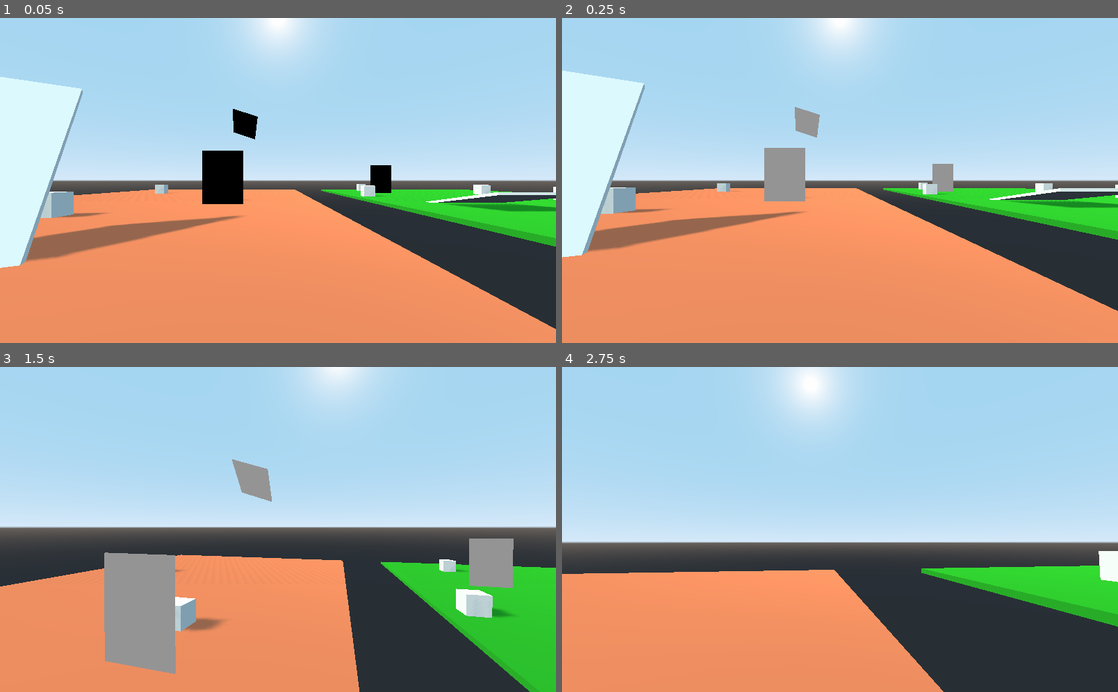
Above: before the commit, frames 1-4 (two rows, left to right).
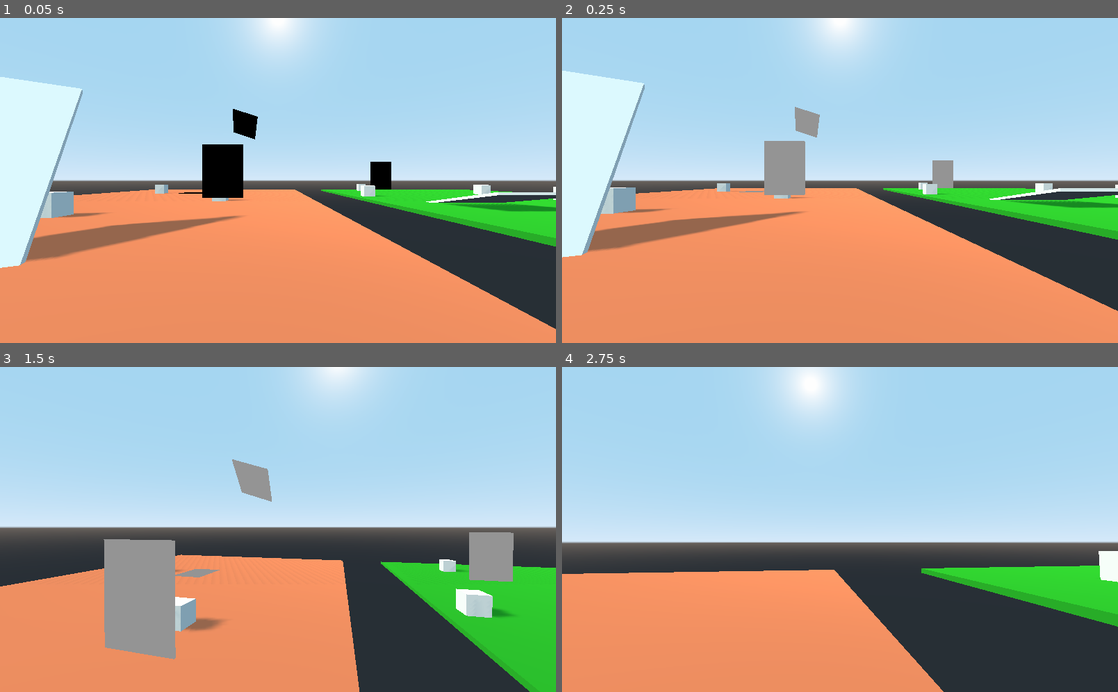
Above: after the commit, the same moments.

Repository: greenrazer/portals-godot
Game: Godot game, scene res://Levels/Portals.tscn
The game is run twice, just before and just after one commit, with the same random seed, the same clock (stepped at 60 frames per second) and the same inputs. The project has no main scene, so this scene is started directly.
Inputs (mouse positions are in pixels of both pictures, inside the frame that each line leads up to):
- Up to frame 1 (0.05 s): no input
- Up to frame 2 (0.25 s): no input
- Up to frame 3 (1.5 s): tap Enter at 0.5 s; move the mouse to (305, 529) at 0.52 s; hold W (move_up) from 0.53 s (still down); click (305, 529) at 0.6 s; tap Space (jump) at 0.77 s; move the mouse to (250, 529) at 1.27 s; tap Shift (sprint) at 1.35 s
- Up to frame 4 (2.75 s): keep holding W (move_up); tap Space (jump) at 1.52 s; move the mouse to (851, 523) at 2.02 s; click (851, 523) at 2.1 s

The runs differ from the first frame. In frame 1, 0.4% of the frame differs, in the area x 32-71%, y 38-58%; in frame 2, 0.4%; in frame 3, 1.5%, in the area x 18-93%, y 50-95%; in frame 4, nothing differs.

Commit message:
got portal movement working for player, not all physics objects

Diff:
--- a/Levels/Portals.tscn
+++ b/Levels/Portals.tscn
@@ -24,27 +24,39 @@
 
 [sub_resource type="CubeMesh" id=7]
 
-[sub_resource type="BoxShape" id=20]
+[sub_resource type="BoxShape" id=8]
+
+[sub_resource type="CubeMesh" id=9]
+
+[sub_resource type="CapsuleShape" id=10]
+radius = 0.6
+
+[sub_resource type="CapsuleMesh" id=11]
+radius = 0.6
+
+[sub_resource type="BoxShape" id=12]
+
+[sub_resource type="ShaderMaterial" id=13]
+shader = ExtResource( 4 )
+
+[sub_resource type="CubeMesh" id=14]
+
+[sub_resource type="BoxShape" id=15]
+
+[sub_resource type="ShaderMaterial" id=16]
+shader = ExtResource( 4 )
+
+[sub_resource type="CubeMesh" id=17]
+
+[sub_resource type="ShaderMaterial" id=18]
+shader = ExtResource( 4 )
+
+[sub_resource type="CubeMesh" id=19]
+
+[sub_resource type="ShaderMaterial" id=20]
+shader = ExtResource( 4 )
 
 [sub_resource type="CubeMesh" id=21]
-
-[sub_resource type="CapsuleShape" id=14]
-radius = 0.6
-
-[sub_resource type="CapsuleMesh" id=19]
-radius = 0.6
-
-[sub_resource type="BoxShape" id=8]
-
-[sub_resource type="ShaderMaterial" id=9]
-shader = ExtResource( 4 )
-
-[sub_resource type="CubeMesh" id=11]
-
-[sub_resource type="ShaderMaterial" id=15]
-shader = ExtResource( 4 )
-
-[sub_resource type="CubeMesh" id=17]
 
 [sub_resource type="ShaderMaterial" id=22]
 shader = ExtResource( 4 )
@@ -116,11 +128,10 @@
 
 [node name="CollisionShape" type="CollisionShape" parent="Scene/Box/StaticBody"]
 transform = Transform( 0.6, 0, 0, 0, 0.6, 0, 0, 0, 0.6, 0, 0, 0 )
-shape = SubResource( 20 )
+shape = SubResource( 8 )
 
 [node name="MeshInstance" type="MeshInstance" parent="Scene/Box/StaticBody/CollisionShape"]
-transform = Transform( 1, 0, 0, 0, 1, 0, 0, 0, 1, 0, 0, 0 )
-mesh = SubResource( 21 )
+mesh = SubResource( 9 )
 material/0 = null
 
 [node name="Box2" type="Spatial" parent="Scene"]
@@ -130,10 +141,10 @@
 
 [node name="CollisionShape" type="CollisionShape" parent="Scene/Box2/StaticBody"]
 transform = Transform( 0.6, 0, 0, 0, 0.6, 0, 0, 0, 0.6, 0, 0, 0 )
-shape = SubResource( 20 )
+shape = SubResource( 8 )
 
 [node name="MeshInstance" type="MeshInstance" parent="Scene/Box2/StaticBody/CollisionShape"]
-mesh = SubResource( 21 )
+mesh = SubResource( 9 )
 material/0 = null
 
 [node name="Box3" type="Spatial" parent="Scene"]
@@ -143,10 +154,10 @@
 
 [node name="CollisionShape" type="CollisionShape" parent="Scene/Box3/StaticBody"]
 transform = Transform( 0.6, 0, 0, 0, 0.6, 0, 0, 0, 0.6, 0, 0, 0 )
-shape = SubResource( 20 )
+shape = SubResource( 8 )
 
 [node name="MeshInstance" type="MeshInstance" parent="Scene/Box3/StaticBody/CollisionShape"]
-mesh = SubResource( 21 )
+mesh = SubResource( 9 )
 material/0 = null
 
 [node name="Box4" type="Spatial" parent="Scene"]
@@ -156,10 +167,10 @@
 
 [node name="CollisionShape" type="CollisionShape" parent="Scene/Box4/StaticBody"]
 transform = Transform( 0.6, 0, 0, 0, 0.6, 0, 0, 0, 0.6, 0, 0, 0 )
-shape = SubResource( 20 )
+shape = SubResource( 8 )
 
 [node name="MeshInstance" type="MeshInstance" parent="Scene/Box4/StaticBody/CollisionShape"]
-mesh = SubResource( 21 )
+mesh = SubResource( 9 )
 material/0 = null
 
 [node name="Box5" type="Spatial" parent="Scene"]
@@ -169,10 +180,10 @@
 
 [node name="CollisionShape" type="CollisionShape" parent="Scene/Box5/StaticBody"]
 transform = Transform( 0.6, 0, 0, 0, 0.6, 0, 0, 0, 0.6, 0, 0, 0 )
-shape = SubResource( 20 )
+shape = SubResource( 8 )
 
 [node name="MeshInstance" type="MeshInstance" parent="Scene/Box5/StaticBody/CollisionShape"]
-mesh = SubResource( 21 )
+mesh = SubResource( 9 )
 material/0 = null
 
 [node name="Box6" type="Spatial" parent="Scene"]
@@ -182,10 +193,10 @@
 
 [node name="CollisionShape" type="CollisionShape" parent="Scene/Box6/StaticBody"]
 transform = Transform( 0.6, 0, 0, 0, 0.6, 0, 0, 0, 0.6, 0, 0, 0 )
-shape = SubResource( 20 )
+shape = SubResource( 8 )
 
 [node name="MeshInstance" type="MeshInstance" parent="Scene/Box6/StaticBody/CollisionShape"]
-mesh = SubResource( 21 )
+mesh = SubResource( 9 )
 material/0 = null
 
 [node name="Box7" type="Spatial" parent="Scene"]
@@ -195,10 +206,10 @@
 
 [node name="CollisionShape" type="CollisionShape" parent="Scene/Box7/StaticBody"]
 transform = Transform( 0.6, 0, 0, 0, 0.6, 0, 0, 0, 0.6, 0, 0, 0 )
-shape = SubResource( 20 )
+shape = SubResource( 8 )
 
 [node name="MeshInstance" type="MeshInstance" parent="Scene/Box7/StaticBody/CollisionShape"]
-mesh = SubResource( 21 )
+mesh = SubResource( 9 )
 material/0 = null
 
 [node name="Box8" type="Spatial" parent="Scene"]
@@ -208,10 +219,10 @@
 
 [node name="CollisionShape" type="CollisionShape" parent="Scene/Box8/StaticBody"]
 transform = Transform( 0.6, 0, 0, 0, 0.6, 0, 0, 0, 0.6, 0, 0, 0 )
-shape = SubResource( 20 )
+shape = SubResource( 8 )
 
 [node name="MeshInstance" type="MeshInstance" parent="Scene/Box8/StaticBody/CollisionShape"]
-mesh = SubResource( 21 )
+mesh = SubResource( 9 )
 material/0 = null
 
 [node name="Steve" type="KinematicBody" parent="."]
@@ -220,10 +231,11 @@
 
 [node name="Collider" type="CollisionShape" parent="Steve"]
 transform = Transform( 1, 0, 0, 0, -4.37114e-08, -1, 0, 1, -4.37114e-08, 0, 0, 0 )
-shape = SubResource( 14 )
+shape = SubResource( 10 )
 
 [node name="MeshInstance" type="MeshInstance" parent="Steve/Collider"]
-mesh = SubResource( 19 )
+visible = false
+mesh = SubResource( 11 )
 material/0 = null
 
 [node name="Head" type="Spatial" parent="Steve"]
@@ -236,6 +248,16 @@
 [node name="DownRay" type="RayCast" parent="Steve"]
 transform = Transform( 1, 0, 0, 0, 1, 0, 0, 0, 1, 0, -0.662256, 0 )
 enabled = true
+
+[node name="DirectionBodyRay" type="RayCast" parent="Steve"]
+transform = Transform( 1, 0, 0, 0, 1, 0, 0, 0, 1, 0, 9.53674e-07, 0 )
+enabled = true
+cast_to = Vector3( 0, 1, 0 )
+
+[node name="DirectionAreaRay" type="RayCast" parent="Steve"]
+enabled = true
+collide_with_areas = true
+collide_with_bodies = false
 
 [node name="DirectionalLight" type="DirectionalLight" parent="."]
 transform = Transform( 0.562204, -0.424236, -0.709894, 0.765568, -0.0576772, 0.640764, -0.31278, -0.903713, 0.292355, -34.5488, 20.5349, 6.53633 )
@@ -248,7 +270,7 @@
 script = ExtResource( 3 )
 
 [node name="PortalA" type="Spatial" parent="Portals/PortalPair1"]
-transform = Transform( 1, 0, 0, 0, 1, 0, 0, 0, 1, -10.666, 2, 3.37379 )
+transform = Transform( 1, 0, 0, 0, 1, 0, 0, 0, 1, -10.666, 2.5, 3.374 )
 script = ExtResource( 5 )
 
 [node name="Viewport" type="Viewport" parent="Portals/PortalPair1/PortalA"]
@@ -256,30 +278,35 @@
 shadow_atlas_size = 4
 
 [node name="Camera" type="Camera" parent="Portals/PortalPair1/PortalA/Viewport"]
-transform = Transform( 1, 0, 0, 0, 1, 0, 0, 0, 1, 0, 0, 0 )
-cull_mask = 1048569
+cull_mask = 1048571
 current = true
 
 [node name="Shape" type="Spatial" parent="Portals/PortalPair1/PortalA"]
 transform = Transform( 1.5, 0, 0, 0, 2, 0, 0, 0, 0.03, 0, 0, 0 )
 
-[node name="Area" type="Area" parent="Portals/PortalPair1/PortalA/Shape"]
-
-[node name="CollisionShape" type="CollisionShape" parent="Portals/PortalPair1/PortalA/Shape/Area"]
-shape = SubResource( 8 )
+[node name="PortalScreen" type="Area" parent="Portals/PortalPair1/PortalA/Shape"]
+
+[node name="CollisionShape" type="CollisionShape" parent="Portals/PortalPair1/PortalA/Shape/PortalScreen"]
+shape = SubResource( 12 )
 
 [node name="Outside" type="MeshInstance" parent="Portals/PortalPair1/PortalA/Shape"]
 transform = Transform( 1, 0, 0, 0, 0.999, 0, 0, 0, 1, 0, 0, 0 )
 layers = 2
-material_override = SubResource( 9 )
+material_override = SubResource( 13 )
 cast_shadow = 0
-mesh = SubResource( 11 )
+mesh = SubResource( 14 )
 material/0 = null
 
 [node name="VisibilityNotifier" type="VisibilityNotifier" parent="Portals/PortalPair1/PortalA/Shape"]
 
+[node name="InPortalArea" type="Area" parent="Portals/PortalPair1/PortalA/Shape"]
+
+[node name="CollisionShape" type="CollisionShape" parent="Portals/PortalPair1/PortalA/Shape/InPortalArea"]
+transform = Transform( 1, 0, 0, 0, 1, 0, 0, 0, 45, 0, 0, 0 )
+shape = SubResource( 15 )
+
 [node name="PortalB" type="Spatial" parent="Portals/PortalPair1"]
-transform = Transform( -1, 0, -3.25841e-07, 0, 1, 0, 3.25841e-07, 0, -1, 8.3419, 2, -12.9615 )
+transform = Transform( -1, 0, -3.25841e-07, 0, 1, 0, 3.25841e-07, 0, -1, 8.342, 2.5, -12.961 )
 script = ExtResource( 5 )
 
 [node name="Viewport" type="Viewport" parent="Portals/PortalPair1/PortalB"]
@@ -287,28 +314,33 @@
 shadow_atlas_size = 4
 
 [node name="Camera" type="Camera" parent="Portals/PortalPair1/PortalB/Viewport"]
-transform = Transform( 1, 0, 0, 0, 1, 0, 0, 0, 1, 0, 0, 0 )
-cull_mask = 1048569
+cull_mask = 1048573
 current = true
 
 [node name="Shape" type="Spatial" parent="Portals/PortalPair1/PortalB"]
 transform = Transform( 1.5, 0, 0, 0, 2, 0, 0, 0, 0.03, 0, 0, 0 )
 
-[node name="Area" type="Area" parent="Portals/PortalPair1/PortalB/Shape"]
-
-[node name="CollisionShape" type="CollisionShape" parent="Portals/PortalPair1/PortalB/Shape/Area"]
-shape = SubResource( 8 )
+[node name="PortalScreen" type="Area" parent="Portals/PortalPair1/PortalB/Shape"]
+
+[node name="CollisionShape" type="CollisionShape" parent="Portals/PortalPair1/PortalB/Shape/PortalScreen"]
+shape = SubResource( 12 )
 
 [node name="Outside" type="MeshInstance" parent="Portals/PortalPair1/PortalB/Shape"]
 transform = Transform( 1, 0, 0, 0, 0.999, 0, 0, 0, 1, 0, 0, 0 )
 layers = 4
-material_override = SubResource( 15 )
+material_override = SubResource( 16 )
 cast_shadow = 0
 mesh = SubResource( 17 )
 material/0 = null
 
 [node name="VisibilityNotifier" type="VisibilityNotifier" parent="Portals/PortalPair1/PortalB/Shape"]
 transform = Transform( 1, 0, 4.44089e-16, 0, 1, 0, 0, 0, 1, 0, 0, 0 )
+
+[node name="InPortalArea" type="Area" parent="Portals/PortalPair1/PortalB/Shape"]
+
+[node name="CollisionShape" type="CollisionShape" parent="Portals/PortalPair1/PortalB/Shape/InPortalArea"]
+transform = Transform( 1, 0, 0, 0, 1, 0, 0, 0, 45, 0, 0, 0 )
+shape = SubResource( 15 )
 
 [node name="PortalPair2" type="Spatial" parent="Portals"]
 script = ExtResource( 3 )
@@ -322,19 +354,95 @@
 shadow_atlas_size = 4
 
 [node name="Camera" type="Camera" parent="Portals/PortalPair2/PortalA/Viewport"]
-transform = Transform( 1, 0, 0, 0, 1, 0, 0, 0, 1, 0, 0, 0 )
-cull_mask = 1048569
+cull_mask = 1048571
 current = true
 
 [node name="Shape" type="Spatial" parent="Portals/PortalPair2/PortalA"]
 transform = Transform( 1.5, 0, 0, 0, 2, 0, 0, 0, 0.03, 0, 0, 0 )
 
-[node name="Area" type="Area" parent="Portals/PortalPair2/PortalA/Shape"]
-
-[node name="CollisionShape" type="CollisionShape" parent="Portals/PortalPair2/PortalA/Shape/Area"]
-shape = SubResource( 8 )
+[node name="PortalScreen" type="Area" parent="Portals/PortalPair2/PortalA/Shape"]
+
+[node name="CollisionShape" type="CollisionShape" parent="Portals/PortalPair2/PortalA/Shape/PortalScreen"]
+shape = SubResource( 12 )
 
 [node name="Outside" type="MeshInstance" parent="Portals/PortalPair2/PortalA/Shape"]
+transform = Transform( 1, 0, 0, 0, 0.999, 0, 0, 0, 1, 0, 0, 0 )
+layers = 2
+material_override = SubResource( 18 )
+cast_shadow = 0
+mesh = SubResource( 19 )
+material/0 = null
+
+[node name="VisibilityNotifier" type="VisibilityNotifier" parent="Portals/PortalPair2/PortalA/Shape"]
+
+[node name="InPortalArea" type="Area" parent="Portals/PortalPair2/PortalA/Shape"]
+
+[node name="CollisionShape" type="CollisionShape" parent="Portals/PortalPair2/PortalA/Shape/InPortalArea"]
+transform = Transform( 1, 0, 0, 0, 1, 0, 0, 0, 45, 0, 0, 0 )
+shape = SubResource( 15 )
+
+[node name="PortalB" type="Spatial" parent="Portals/PortalPair2"]
+transform = Transform( -0.3041, 0, 0.95264, 0, 1, 0, -0.95264, 0, -0.3041, 16.308, 2.5, 4.919 )
+script = ExtResource( 5 )
+
+[node name="Viewport" type="Viewport" parent="Portals/PortalPair2/PortalB"]
+keep_3d_linear = true
+shadow_atlas_size = 4
+
+[node name="Camera" type="Camera" parent="Portals/PortalPair2/PortalB/Viewport"]
+cull_mask = 1048573
+current = true
+
+[node name="Shape" type="Spatial" parent="Portals/PortalPair2/PortalB"]
+transform = Transform( 1.5, 0, 0, 0, 2, 0, 0, 0, 0.03, 0, 0, 0 )
+
+[node name="PortalScreen" type="Area" parent="Portals/PortalPair2/PortalB/Shape"]
+
+[node name="CollisionShape" type="CollisionShape" parent="Portals/PortalPair2/PortalB/Shape/PortalScreen"]
+shape = SubResource( 12 )
+
+[node name="Outside" type="MeshInstance" parent="Portals/PortalPair2/PortalB/Shape"]
+transform = Transform( 1, 0, 0, 0, 0.999, 0, 0, 0, 1, 0, 0, 0 )
+layers = 4
+material_override = SubResource( 20 )
+cast_shadow = 0
+mesh = SubResource( 21 )
+material/0 = null
+
+[node name="VisibilityNotifier" type="VisibilityNotifier" parent="Portals/PortalPair2/PortalB/Shape"]
+transform = Transform( 1, 0, 4.44089e-16, 0, 1, 0, 0, 0, 1, 0, 0, 0 )
+
+[node name="InPortalArea" type="Area" parent="Portals/PortalPair2/PortalB/Shape"]
+
+[node name="CollisionShape" type="CollisionShape" parent="Portals/PortalPair2/PortalB/Shape/InPortalArea"]
+transform = Transform( 1, 0, 0, 0, 1, 0, 0, 0, 45, 0, 0, 0 )
+shape = SubResource( 15 )
+
+[node name="PortalPair3" type="Spatial" parent="Portals"]
+script = ExtResource( 3 )
+
+[node name="PortalA" type="Spatial" parent="Portals/PortalPair3"]
+transform = Transform( 0.999995, 0.00173829, 0.00250473, 0.00250442, 0.000185144, -0.999997, -0.00173875, 0.999998, 0.000180804, -18.577, 0, -12.035 )
+script = ExtResource( 5 )
+
+[node name="Viewport" type="Viewport" parent="Portals/PortalPair3/PortalA"]
+keep_3d_linear = true
+shadow_atlas_size = 4
+
+[node name="Camera" type="Camera" parent="Portals/PortalPair3/PortalA/Viewport"]
+cull_mask = 1048571
+current = true
+
+[node name="Shape" type="Spatial" parent="Portals/PortalPair3/PortalA"]
+transform = Transform( 1.5, 0, 0, 0, 2, 0, 0, 0, 0.03, 0, 0, 0 )
+
+[node name="PortalScreen" type="Area" parent="Portals/PortalPair3/PortalA/Shape"]
+transform = Transform( 1, 0, 2.61702e-12, -1.16415e-10, 1, 0, 3.35785e-09, -9.31323e-10, 1, 0, 0, 0 )
+
+[node name="CollisionShape" type="CollisionShape" parent="Portals/PortalPair3/PortalA/Shape/PortalScreen"]
+shape = SubResource( 12 )
+
+[node name="Outside" type="MeshInstance" parent="Portals/PortalPair3/PortalA/Shape"]
 transform = Transform( 1, 0, 0, 0, 0.999, 0, 0, 0, 1, 0, 0, 0 )
 layers = 2
 material_override = SubResource( 22 )
@@ -342,30 +450,36 @@
 mesh = SubResource( 23 )
 material/0 = null
 
-[node name="VisibilityNotifier" type="VisibilityNotifier" parent="Portals/PortalPair2/PortalA/Shape"]
-
-[node name="PortalB" type="Spatial" parent="Portals/PortalPair2"]
-transform = Transform( -0.3041, 0, 0.95264, 0, 1, 0, -0.95264, 0, -0.3041, 16.308, 2, 4.91934 )
+[node name="VisibilityNotifier" type="VisibilityNotifier" parent="Portals/PortalPair3/PortalA/Shape"]
+
+[node name="InPortalArea" type="Area" parent="Portals/PortalPair3/PortalA/Shape"]
+transform = Transform( 1, 0, 2.61702e-12, -1.16415e-10, 1, 0, 3.35785e-09, -9.31323e-10, 1, 0, 0, 0 )
+
+[node name="CollisionShape" type="CollisionShape" parent="Portals/PortalPair3/PortalA/Shape/InPortalArea"]
+transform = Transform( 1, 0, 0, 0, 1, 0, 0, 0, 45, 0, 0, 0 )
+shape = SubResource( 15 )
+
+[node name="PortalB" type="Spatial" parent="Portals/PortalPair3"]
+transform = Transform( 1, 0, 0, 0, -1.62921e-07, 1, 0, -1, -1.62921e-07, 8.342, 0, 14.292 )
 script = ExtResource( 5 )
 
-[node name="Viewport" type="Viewport" parent="Portals/PortalPair2/PortalB"]
+[node name="Viewport" type="Viewport" parent="Portals/PortalPair3/PortalB"]
 keep_3d_linear = true
 shadow_atlas_size = 4
 
-[node name="Camera" type="Camera" parent="Portals/PortalPair2/PortalB/Viewport"]
-transform = Transform( 1, 0, 0, 0, 1, 0, 0, 0, 1, 0, 0, 0 )
-cull_mask = 1048569
-current = true
-
-[node name="Shape" type="Spatial" parent="Portals/PortalPair2/PortalB"]
+[node name="Camera" type="Camera" parent="Portals/PortalPair3/PortalB/Viewport"]
+cull_mask = 1048573
+current = true
+
+[node name="Shape" type="Spatial" parent="Portals/PortalPair3/PortalB"]
 transform = Transform( 1.5, 0, 0, 0, 2, 0, 0, 0, 0.03, 0, 0, 0 )
 
-[node name="Area" type="Area" parent="Portals/PortalPair2/PortalB/Shape"]
-
-[node name="CollisionShape" type="CollisionShape" parent="Portals/PortalPair2/PortalB/Shape/Area"]
-shape = SubResource( 8 )
-
-[node name="Outside" type="MeshInstance" parent="Portals/PortalPair2/PortalB/Shape"]
+[node name="PortalScreen" type="Area" parent="Portals/PortalPair3/PortalB/Shape"]
+
+[node name="CollisionShape" type="CollisionShape" parent="Portals/PortalPair3/PortalB/Shape/PortalScreen"]
+shape = SubResource( 12 )
+
+[node name="Outside" type="MeshInstance" parent="Portals/PortalPair3/PortalB/Shape"]
 transform = Transform( 1, 0, 0, 0, 0.999, 0, 0, 0, 1, 0, 0, 0 )
 layers = 4
 material_override = SubResource( 24 )
@@ -373,13 +487,36 @@
 mesh = SubResource( 25 )
 material/0 = null
 
-[node name="VisibilityNotifier" type="VisibilityNotifier" parent="Portals/PortalPair2/PortalB/Shape"]
+[node name="VisibilityNotifier" type="VisibilityNotifier" parent="Portals/PortalPair3/PortalB/Shape"]
 transform = Transform( 1, 0, 4.44089e-16, 0, 1, 0, 0, 0, 1, 0, 0, 0 )
-[connection signal="body_entered" from="Portals/PortalPair1/PortalA/Shape/Area" to="Portals/PortalPair1/PortalA" method="_on_Area_body_entered"]
-[connection signal="body_exited" from="Portals/PortalPair1/PortalA/Shape/Area" to="Portals/PortalPair1/PortalA" method="_on_Area_body_exited"]
-[connection signal="body_entered" from="Portals/PortalPair1/PortalB/Shape/Area" to="Portals/PortalPair1/PortalB" method="_on_Area_body_entered"]
-[connection signal="body_exited" from="Portals/PortalPair1/PortalB/Shape/Area" to="Portals/PortalPair1/PortalB" method="_on_Area_body_exited"]
-[connection signal="body_entered" from="Portals/PortalPair2/PortalA/Shape/Area" to="Portals/PortalPair2/PortalA" method="_on_Area_body_entered"]
-[connection signal="body_exited" from="Portals/PortalPair2/PortalA/Shape/Area" to="Portals/PortalPair2/PortalA" method="_on_Area_body_exited"]
-[connection signal="body_entered" from="Portals/PortalPair2/PortalB/Shape/Area" to="Portals/PortalPair2/PortalB" method="_on_Area_body_entered"]
-[connection signal="body_exited" from="Portals/PortalPair2/PortalB/Shape/Area" to="Portals/PortalPair2/PortalB" method="_on_Area_body_exited"]
+
+[node name="InPortalArea" type="Area" parent="Portals/PortalPair3/PortalB/Shape"]
+transform = Transform( 1.00781, 0, 0, 0, 1.00008, 0, 0, 0, 0.999997, 0, 0, 0 )
+
+[node name="CollisionShape" type="CollisionShape" parent="Portals/PortalPair3/PortalB/Shape/InPortalArea"]
+transform = Transform( 1, 0, 0, 0, 1, 0, 0, 0, 45, 0, 0, 0 )
+shape = SubResource( 15 )
+[connection signal="body_entered" from="Portals/PortalPair1/PortalA/Shape/PortalScreen" to="Portals/PortalPair1/PortalA" method="_on_Area_body_entered"]
+[connection signal="body_exited" from="Portals/PortalPair1/PortalA/Shape/PortalScreen" to="Portals/PortalPair1/PortalA" method="_on_Area_body_exited"]
+[connection signal="body_entered" from="Portals/PortalPair1/PortalA/Shape/InPortalArea" to="Portals/PortalPair1/PortalA" method="_on_InPortalArea_body_entered"]
+[connection signal="body_exited" from="Portals/PortalPair1/PortalA/Shape/InPortalArea" to="Portals/PortalPair1/PortalA" method="_on_InPortalArea_body_exited"]
+[connection signal="body_entered" from="Portals/PortalPair1/PortalB/Shape/PortalScreen" to="Portals/PortalPair1/PortalB" method="_on_Area_body_entered"]
+[connection signal="body_exited" from="Portals/PortalPair1/PortalB/Shape/PortalScreen" to="Portals/PortalPair1/PortalB" method="_on_Area_body_exited"]
+[connection signal="body_entered" from="Portals/PortalPair1/PortalB/Shape/InPortalArea" to="Portals/PortalPair1/PortalB" method="_on_InPortalArea_body_entered"]
+[connection signal="body_exited" from="Portals/PortalPair1/PortalB/Shape/InPortalArea" to="Portals/PortalPair1/PortalB" method="_on_InPortalArea_body_exited"]
+[connection signal="body_entered" from="Portals/PortalPair2/PortalA/Shape/PortalScreen" to="Portals/PortalPair2/PortalA" method="_on_Area_body_entered"]
+[connection signal="body_exited" from="Portals/PortalPair2/PortalA/Shape/PortalScreen" to="Portals/PortalPair2/PortalA" method="_on_Area_body_exited"]
+[connection signal="body_entered" from="Portals/PortalPair2/PortalA/Shape/InPortalArea" to="Portals/PortalPair2/PortalA" method="_on_InPortalArea_body_entered"]
+[connection signal="body_exited" from="Portals/PortalPair2/PortalA/Shape/InPortalArea" to="Portals/PortalPair2/PortalA" method="_on_InPortalArea_body_exited"]
+[connection signal="body_entered" from="Portals/PortalPair2/PortalB/Shape/PortalScreen" to="Portals/PortalPair2/PortalB" method="_on_Area_body_entered"]
+[connection signal="body_exited" from="Portals/PortalPair2/PortalB/Shape/PortalScreen" to="Portals/PortalPair2/PortalB" method="_on_Area_body_exited"]
+[connection signal="body_entered" from="Portals/PortalPair2/PortalB/Shape/InPortalArea" to="Portals/PortalPair2/PortalB" method="_on_InPortalArea_body_entered"]
+[connection signal="body_exited" from="Portals/PortalPair2/PortalB/Shape/InPortalArea" to="Portals/PortalPair2/PortalB" method="_on_InPortalArea_body_exited"]
+[connection signal="body_entered" from="Portals/PortalPair3/PortalA/Shape/PortalScreen" to="Portals/PortalPair3/PortalA" method="_on_Area_body_entered"]
+[connection signal="body_exited" from="Portals/PortalPair3/PortalA/Shape/PortalScreen" to="Portals/PortalPair3/PortalA" method="_on_Area_body_exited"]
+[connection signal="body_entered" from="Portals/PortalPair3/PortalA/Shape/InPortalArea" to="Portals/PortalPair3/PortalA" method="_on_InPortalArea_body_entered"]
+[connection signal="body_exited" from="Portals/PortalPair3/PortalA/Shape/InPortalArea" to="Portals/PortalPair3/PortalA" method="_on_InPortalArea_body_exited"]
+[connection signal="body_entered" from="Portals/PortalPair3/PortalB/Shape/PortalScreen" to="Portals/PortalPair3/PortalB" method="_on_Area_body_entered"]
+[connection signal="body_exited" from="Portals/PortalPair3/PortalB/Shape/PortalScreen" to="Portals/PortalPair3/PortalB" method="_on_Area_body_exited"]
+[connection signal="body_entered" from="Portals/PortalPair3/PortalB/Shape/InPortalArea" to="Portals/PortalPair3/PortalB" method="_on_InPortalArea_body_entered"]
+[connection signal="body_exited" from="Portals/PortalPair3/PortalB/Shape/InPortalArea" to="Portals/PortalPair3/PortalB" method="_on_InPortalArea_body_exited"]
--- a/scripts/portal.gd
+++ b/scripts/portal.gd
@@ -5,7 +5,7 @@
 var player_cam
 var linked_portal
 var travelers_to_me
-var just_started
+var intersecting_static_bodies
 
 func _ready():
 	var texA = $Viewport.get_texture()
@@ -16,8 +16,7 @@
 	player_cam = get_node("../../../Steve/Head/Camera")
 
 	travelers_to_me = []
-
-	just_started = true
+	intersecting_static_bodies = []
 
 func set_linked_portal(linked):
 	linked_portal = linked
@@ -52,16 +51,29 @@
 
 
 func _on_Area_body_entered(body):
-	if just_started:
-		just_started = false
-		return
-
-	if linked_portal and body is PortalTraveler:
-		if(!travelers_to_me.has(body)):
-			body.prev_offset = body.global_transform.origin - global_transform.origin
-			travelers_to_me.append(body)
+	if linked_portal and body is PortalTraveler and !travelers_to_me.has(body):
+		body.prev_offset = body.global_transform.origin - global_transform.origin
+		travelers_to_me.append(body)
 
 
 func _on_Area_body_exited(body):
-	if(travelers_to_me.has(body)):
+	if linked_portal and body is PortalTraveler and travelers_to_me.has(body):
 		travelers_to_me.erase(body)
+
+
+func _on_InPortalArea_body_entered(body):
+	if linked_portal and body is PortalTraveler:
+		body.in_portal_field = true
+		for static_body in intersecting_static_bodies:
+			static_body.get_child(0).disabled = true
+	elif body is StaticBody and !intersecting_static_bodies.has(body):
+		intersecting_static_bodies.append(body)
+
+
+func _on_InPortalArea_body_exited(body):
+	if linked_portal and body is PortalTraveler:
+		body.in_portal_field = false
+		for static_body in intersecting_static_bodies:
+			static_body.get_child(0).disabled = false
+	elif body is StaticBody and body.get_child(0).disabled == false:
+		intersecting_static_bodies.erase(body)
--- a/scripts/portal_traveler.gd
+++ b/scripts/portal_traveler.gd
@@ -3,7 +3,9 @@
 
 var prev_offset
 var velocity
+var in_portal_field
 
 func _ready():
 	prev_offset = Vector3()
 	velocity = Vector3()
+	in_portal_field = false
--- a/scripts/steve.gd
+++ b/scripts/steve.gd
@@ -16,7 +16,11 @@
 var jump_height = 15
 var has_contact = false
 
+const RIGHTING_ACCELERATON = 4
+
 const MAX_SLOPE_ANGLE = Constants.QUARTER_PI
+
+var just_disabled = null
 
 func _ready():
 	pass
@@ -24,6 +28,7 @@
 func _physics_process(delta):
 	aim()
 	walk(delta)
+	right(delta)
 
 func _input(event):
 	if Input.get_mouse_mode() != Input.MOUSE_MODE_CAPTURED:
@@ -31,6 +36,12 @@
 
 	if event is InputEventMouseMotion:
 		camera_change = event.relative
+
+func right(delta):
+	var angle = acos(Vector3(0,1,0).dot(transform.basis.y))
+	if angle > 0.05:
+		var axis = Vector3(0,1,0).cross(transform.basis.y).normalized()
+		rotate(axis,-angle*delta*RIGHTING_ACCELERATON)
 
 func fly(delta):
 	var direction = Vector3()
Not shown: 1 places in Levels/Portals.tscn that only renumber resources
